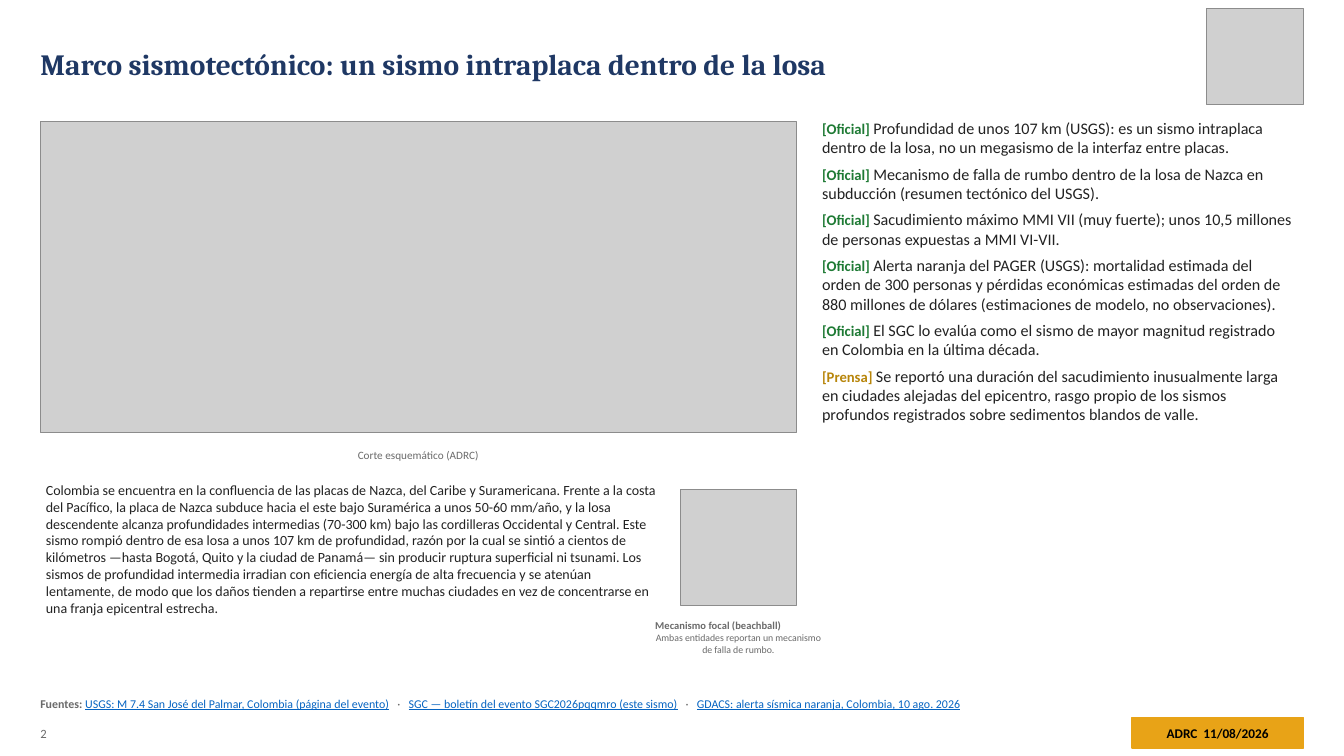
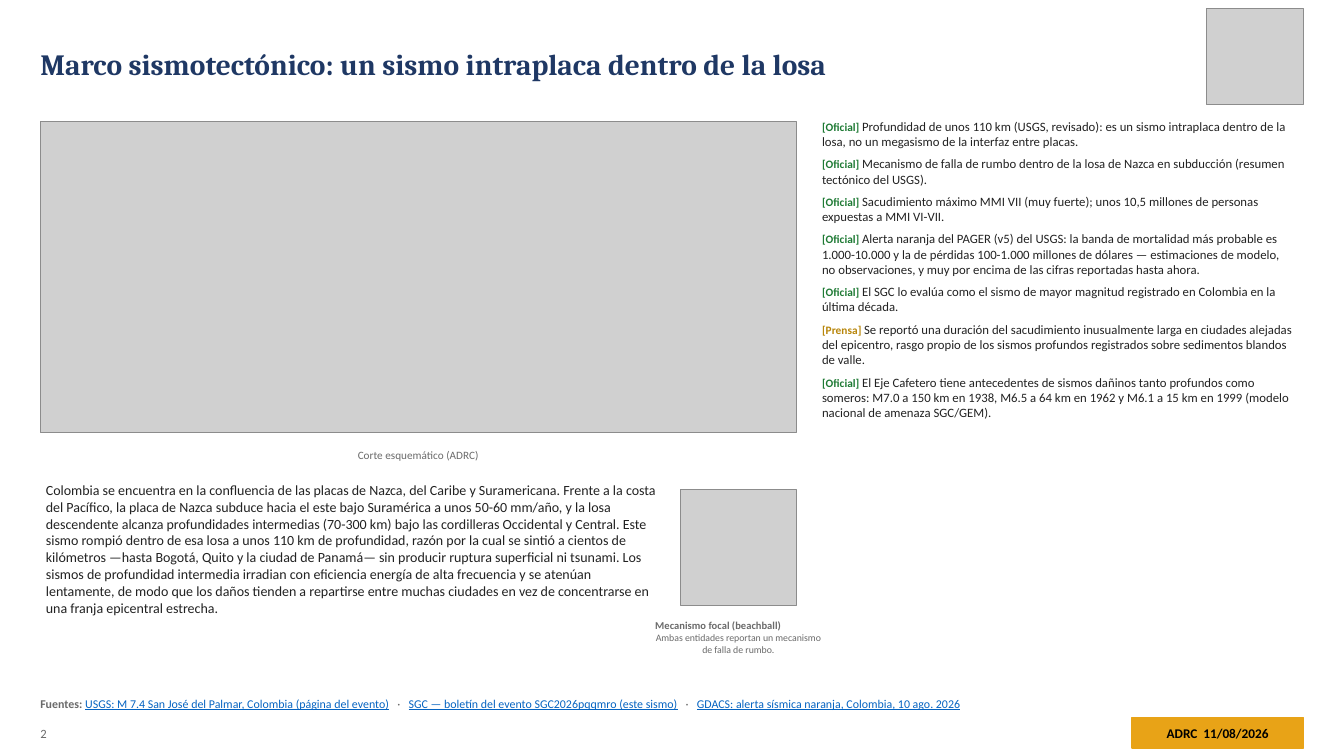
Before and after one commit to kochobi-max/whatsmap, a slide deck: slide 2 of reports/colombia_eq_20260810/output/ADRC_EQ_COL_Choco_20260810_ES.pptx. Drawn at 1344x756 pixels with LibreOffice and Linux fonts; fonts in the diff are those of the drawing; grey boxes stand for pictures. Boxes give left, top, right and bottom in pixels: in the first picture for what was removed or moved away, otherwise in the second. Text is boxed around its words. In the diff, an @@ line names an element or a change of style, - is before the commit and + after.

```diff
--- a/reports/colombia_eq_20260810/output/ADRC_EQ_COL_Choco_20260810_ES.pptx
+++ b/reports/colombia_eq_20260810/output/ADRC_EQ_COL_Choco_20260810_ES.pptx
@@ text at <box>822,122,1285,148</box>: text changed; size 11.5 to 9.1 pt @@
-• [Oficial] Profundidad de unos 107 km (USGS): es un sismo intraplaca dentro de la losa, no un megasismo de la interfaz entre placas.
+• [Oficial] Profundidad de unos 110 km (USGS, revisado): es un sismo intraplaca dentro de la losa, no un megasismo de la interfaz entre placas.
@@ text at <box>822,159,1291,364</box>: size 10.5 to 8.1 pt in "[Oficial]", "[Oficial]", "[Oficial]", "[Prensa]"; size 11.5 to 9.1 pt in "Mecanismo de falla de rumbo dentro de ...", "Sacudimiento máximo MMI VII (muy fuerte); unos ...", "El SGC lo evalúa como el sismo ...", "Se reportó una duración del sacudimiento inusualmente ..." @@
@@ text at <box>822,234,1280,276</box>: text changed; size 11.5 to 9.1 pt @@
-• [Oficial] Alerta naranja del PAGER (USGS): mortalidad estimada del orden de 300 personas y pérdidas económicas estimadas del orden de 880 millones de dólares (estimaciones de modelo, no observaciones).
+• [Oficial] Alerta naranja del PAGER (v5) del USGS: la banda de mortalidad más probable es 1.000-10.000 y la de pérdidas 100-1.000 millones de dólares — estimaciones de modelo, no observaciones, y muy por encima de las cifras reportadas hasta ahora.
@@ text at <box>822,378,1288,419</box>: paragraph added @@
+• [Oficial] El Eje Cafetero tiene antecedentes de sismos dañinos tanto profundos como someros: M7.0 a 150 km en 1938, M6.5 a 64 km en 1962 y M6.1 a 15 km en 1999 (modelo nacional de amenaza SGC/GEM).
@@ text at <box>46,485,656,616</box>: text changed @@
-Colombia se encuentra en la confluencia de las placas de Nazca, del Caribe y Suramericana. Frente a la costa del Pacífico, la placa de Nazca subduce hacia el este bajo Suramérica a unos 50-60 mm/año, y la losa descendente alcanza profundidades intermedias (70-300 km) bajo las cordilleras Occidental y Central. Este sismo rompió dentro de esa losa a unos 107 km de profundidad, razón por la cual se sintió a cientos de kilómetros —hasta Bogotá, Quito y la ciudad de Panamá— sin producir ruptura superficial ni tsunami. Los sismos de profundidad intermedia irradian con eficiencia energía de alta frecuencia y se atenúan lentamente, de modo que los daños tienden a repartirse entre muchas ciudades en vez de concentrarse en una franja epicentral estrecha.
+Colombia se encuentra en la confluencia de las placas de Nazca, del Caribe y Suramericana. Frente a la costa del Pacífico, la placa de Nazca subduce hacia el este bajo Suramérica a unos 50-60 mm/año, y la losa descendente alcanza profundidades intermedias (70-300 km) bajo las cordilleras Occidental y Central. Este sismo rompió dentro de esa losa a unos 110 km de profundidad, razón por la cual se sintió a cientos de kilómetros —hasta Bogotá, Quito y la ciudad de Panamá— sin producir ruptura superficial ni tsunami. Los sismos de profundidad intermedia irradian con eficiencia energía de alta frecuencia y se atenúan lentamente, de modo que los daños tienden a repartirse entre muchas ciudades en vez de concentrarse en una franja epicentral estrecha.
```
Also in this commit, not shown: 23 other slides changed, 2 slides added, 39 other files.
